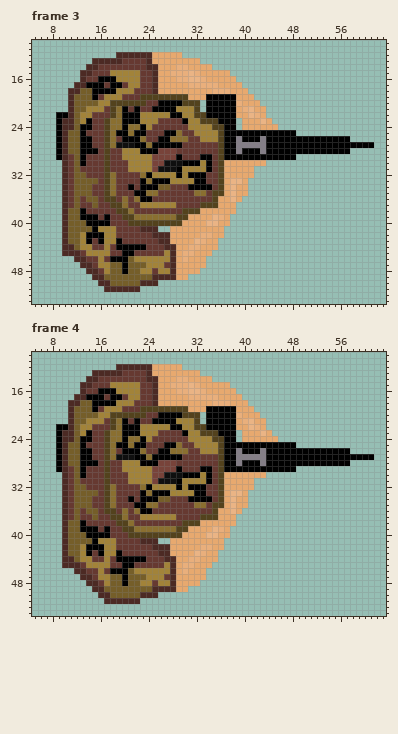
Pixel-art file: Test Concepts and Sprites/Mobs/spr_grunt_camo/Sprite_Grunt_Camo.ase. The first picture shows the starting point.
64x64 pixels, 10 frames. Shown: frame 3: x 5..63, y 10..53; frame 4: x 5..63, y 10..53. The commit also changed other frames, which this record leaves out.
After:
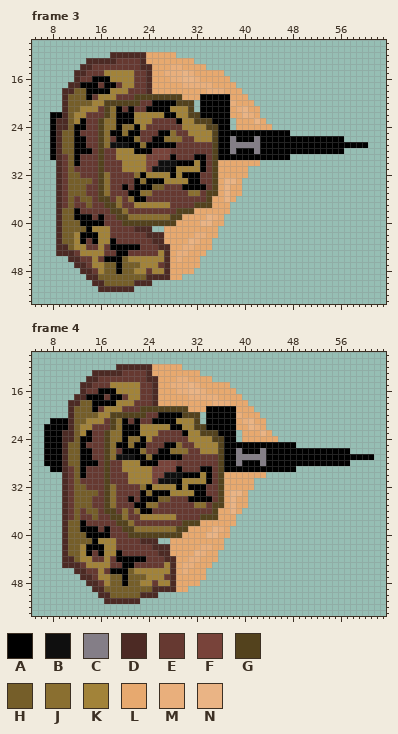
Palette (. is transparent): A #000000  B #0f0f0f  C #847e87  D #4c2a24  E #663931  F #78433a  G #53421d  H #755e29  J #8a6f30  K #a28339  L #e7a96f  M #e9af7c  N #eab485
Edits made:
--- frame 3
@@ x 5..63 @@
 11 ...........................................................
-12 ..............DDDDDDLLLLL..................................
-13 ..........DDDDDEEEEDLLLLLLLL...............................
-14 .........DDEEEEEEEEDDLLLMMLLLL.............................
-15 ........DDEEEKKKKKEEDLLMMMNMLLLLL..........................
-16 ........DEEAAAKKKKEEDLLLMMNNMLLLLL.........................
-17 .......DDAAAEAAEKKEEDLLLLLMMMMMLLLL........................
-18 ......DDHHAAAAKKKEEEDLLLLLLLLLMMMLLL.......................
-19 ......DHHHAEKKKEEEGGGGGGGGLLLAAAAALLL......................
-20 ......DHHHHKKGGGGGGEEAAAAGGG.AAAAAMLLL.....................
-21 ......DHHKKKEGJAEAEEAAAAKKKG.AAAAALMNLL....................
-22 ....AADHKKEEEGJAAAKKKKKAAKKGGAAAAALLNML....................
-23 ....ADDHKAEEGJJAAAKKKEEEEAKKGGGAAA.LLLNL...................
-24 ....ADDHAAEEGJJAJJAKEEEEEEKKKKGGAA.LLLLLL..................
-25 ....ADHHAEEEGJAAJAAEEEAAJEEKKKKGAAAAAAAAAAAA...............
-26 ....ADHHAAEEGJEAAAJEEAAJJJEEKKKGAACAAACAAAAAAAAAAAAAA......
-27 ....ADHHAAEEGJBBBAAJAAAAAEEEEEEGAACCCCCAAAAAAAAAAAAAAAAAA..
-28 ....ADHHAAAEGEEKKKAAAFFFEEEEEEEGAACAAACAAAAAAAAAAAAAA......
-29 ....ADEHAEEEGEEKKKKKFFFFAEEEAAEGAAAAAAAAAAAA...............
-30 .....DEHAEEEGEEEKKKKFFBBBAAAKAEGLLLLLLL....................
-31 .....DEHEEEEGEEEKKKKFBBBAKKKKAEGLLLLL......................
-32 .....DEHHEEEGJEEEEJAKKKKAKAAAEEGLLLLL......................
-33 .....DEHHHHEGJEEEEAJAAAKKKKAAEEGLNNL.......................
-34 .....DEHHHEEGJEEAEAAAHHEEEAAAAEGLNLL.......................
-35 .....DEHHHEEGJEEEAAJJEEEEEEJJEGGLNLL.......................
-36 .....DEHEHHEGGEJEJAAEEEEEEEEEEGLLNL........................
-37 .....DEHEEHEEGGJEEKKKKKKEEEEGGGLLL.........................
-38 .....DHHAEEEEEGGJEEEEEEEEGGGLLLLLL.........................
-39 .....DHHAAAEAEEGGJJJJJJJGGLLLLNML..........................
-40 .....DHHHAAAAEEEGGGGGGGGGLLLLNNLL..........................
-41 .....DHHHHAKKKEEEEDDD..LLLLLLLLL...........................
-42 .....DHHKAAAKKEEEEEEDDDLLLLLMMLL...........................
-43 .....DHHKAEAKKAEEEEEEDDLLLLNMLL............................
-44 .....DDHKKEEKEAAAAAEEEDDLLMMLLL............................
-45 .....DDDEKKKKEEAAEEEEEKDLMMLLL.............................
-46 .......DDEEKEAAAHKKKKKKDLMLLL..............................
-47 ........DDEKKHHAHHHKKKEDLLLLL..............................
-48 .........DDEKHHAHHKKEKKDLLLL...............................
-49 ..........DDHHHHHHHHDDDDLL.................................
-50 ...........DDHHHHHDDD......................................
-51 ............DDDDDD.........................................
+12 .............DDDDDDLLLLL...................................
+13 .........DDDDDEEEEDLLLLLLLL................................
+14 ........DDEEEEEEEEDDLLLMMLLLL..............................
+15 .......DDEEEKKKKKEEDLLMMMNMLLLLL...........................
+16 .......DEEAAAKKKKEEDLLLMMNNMLLLLL..........................
+17 ......DDAAAEAAEKKEEDLLLLLMMMMMLLLL.........................
+18 .....DDHHAAAAKKKEEEDLLLLLLLLLMMMLLL........................
+19 .....DHHHAEKKKEEEGGGGGGGGLLLAAAAALLL.......................
+20 .....DHHHHKKGGGGGGEEAAAAGGG.AAAAAMLLL......................
+21 .....DHHKKKEGJAEAEEAAAAKKKG.AAAAALMNLL.....................
+22 ...AADHKKEEEGJAAAKKKKKAAKKGGAAAAALLNML.....................
+23 ...ADDHKAEEGJJAAAKKKEEEEAKKGGGAAA.LLLNL....................
+24 ...ADDHAAEEGJJAJJAKEEEEEEKKKKGGAA.LLLLLL...................
+25 ...ADHHAEEEGJAAJAAEEEAAJEEKKKKGAAAAAAAAAAAA................
+26 ...ADHHAAEEGJEAAAJEEAAJJJEEKKKGAACAAACAAAAAAAAAAAAAA.......
+27 ...ADHHAAEEGJBBBAAJAAAAAEEEEEEGAACCCCCAAAAAAAAAAAAAAAAAA...
+28 ...ADHHAAAEGEEKKKAAAFFFEEEEEEEGAACAAACAAAAAAAAAAAAAA.......
+29 ...ADEHAEEEGEEKKKKKFFFFAEEEAAEGAAAAAAAAAAAA................
+30 ....DEHAEEEGEEEKKKKFFBBBAAAKAEGLLLLLLL.....................
+31 ....DEHEEEEGEEEKKKKFBBBAKKKKAEGLLLLL.......................
+32 ....DEHHEEEGJEEEEJAKKKKAKAAAEEGLLLLL.......................
+33 ....DEHHHHEGJEEEEAJAAAKKKKAAEEGLNNL........................
+34 ....DEHHHEEGJEEAEAAAHHEEEAAAAEGLNLL........................
+35 ....DEHHHEEGJEEEAAJJEEEEEEJJEGGLNLL........................
+36 ....DEHEHHEGGEJEJAAEEEEEEEEEEGLLNL.........................
+37 ....DEHEEHEEGGJEEKKKKKKEEEEGGGLLL..........................
+38 ....DHHAEEEEEGGJEEEEEEEEGGGLLLLLL..........................
+39 ....DHHAAAEAEEGGJJJJJJJGGLLLLNML...........................
+40 ....DHHHAAAAEEEGGGGGGGGGLLLLNNLL...........................
+41 ....DHHHHAKKKEEEEDDD..LLLLLLLLL............................
+42 ....DHHKAAAKKEEEEEEDDDLLLLLMMLL............................
+43 ....DHHKAEAKKAEEEEEEDDLLLLNMLL.............................
+44 ....DDHKKEEKEAAAAAEEEDDLLMMLLL.............................
+45 ....DDDEKKKKEEAAEEEEEKDLMMLLL..............................
+46 ......DDEEKEAAAHKKKKKKDLMLLL...............................
+47 .......DDEKKHHAHHHKKKEDLLLLL...............................
+48 ........DDEKHHAHHKKEKKDLLLL................................
+49 .........DDHHHHHHHHDDDDLL..................................
+50 ..........DDHHHHHDDD.......................................
+51 ...........DDDDDD..........................................
 52 ...........................................................
--- frame 4
@@ x 5..12 @@
 20 ......DH
-21 ......DH
-22 ....AADH
-23 ....ADDH
-24 ....ADDH
-25 ....ADHH
-26 ....ADHH
-27 ....ADHH
-28 ....ADHH
-29 ....ADEH
+21 ...AAADH
+22 ..AAAADH
+23 ..AAADDH
+24 ..AAADDH
+25 ..AAADHH
+26 ..AAADHH
+27 ..AAADHH
+28 ..AAADHH
+29 ...AADEH
 30 .....DEH
